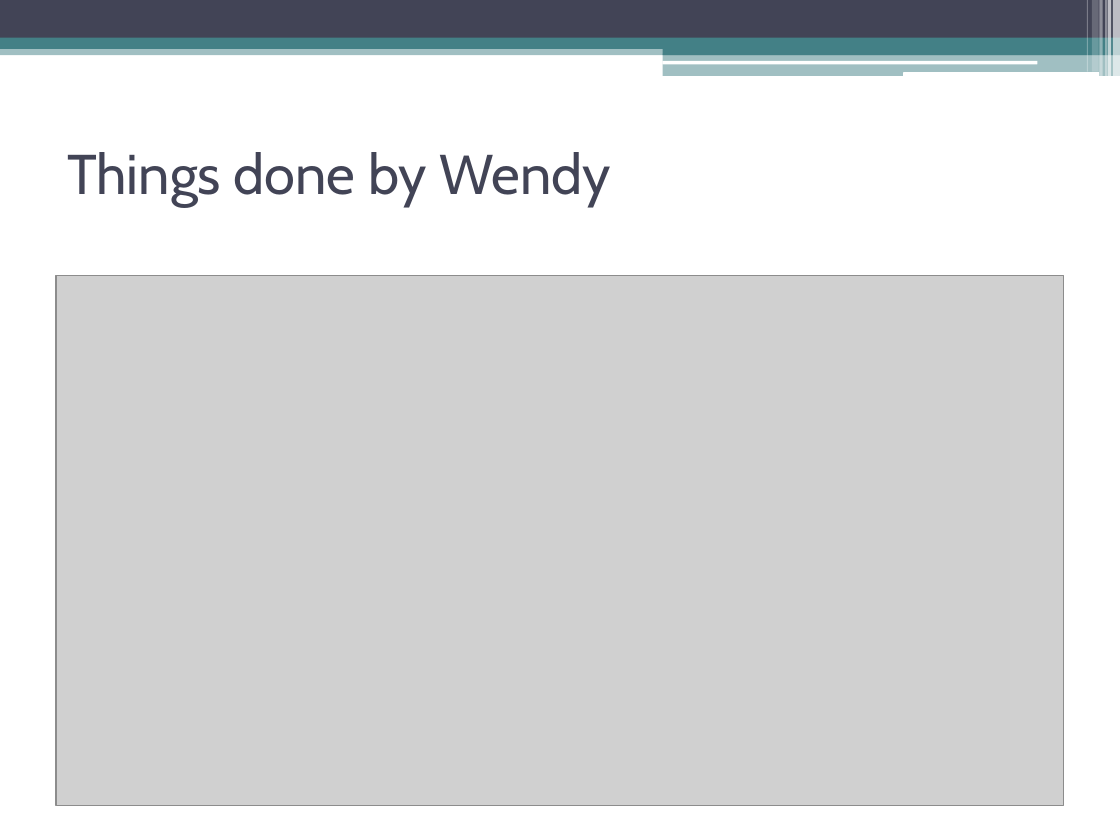
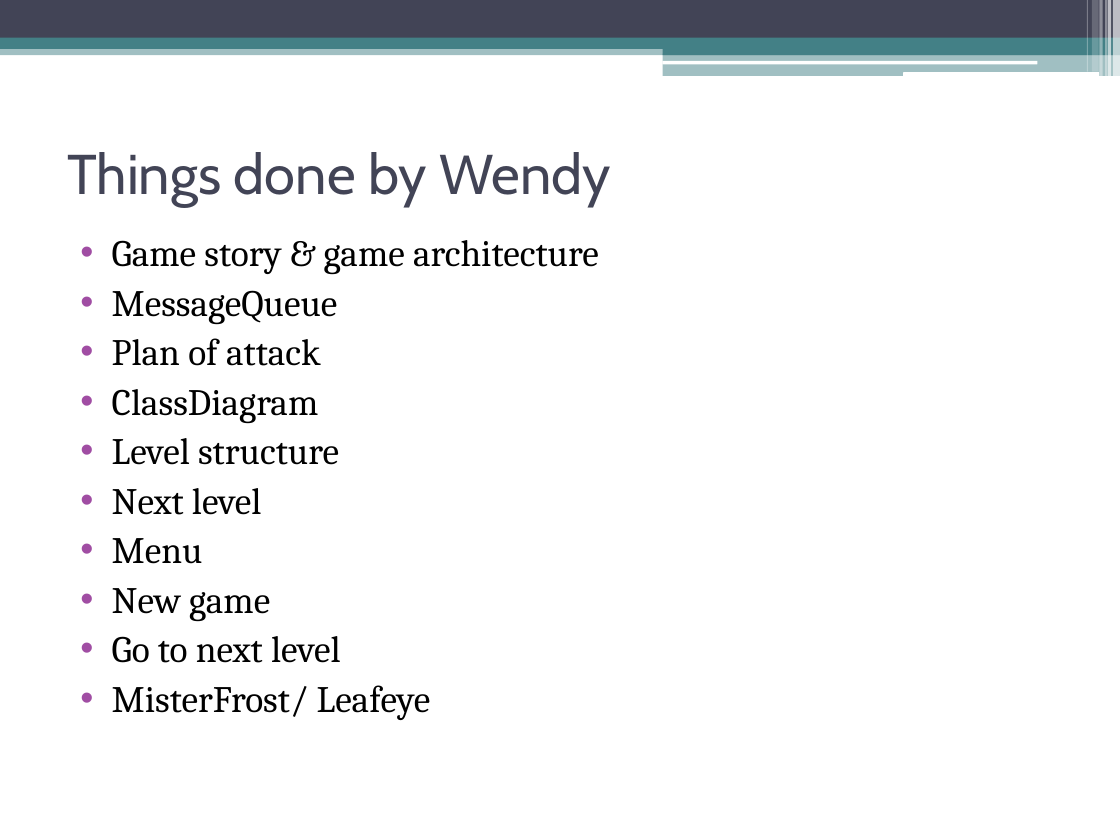
Before and after one commit to IAmWaseem/windespacman, a slide deck: slide 13 of Group 3 – Presentation.ppt. Drawn at 1120x840 pixels with LibreOffice and Linux fonts; fonts in the diff are those of the drawing; grey boxes stand for pictures. Boxes give left, top, right and bottom in pixels: in the first picture for what was removed or moved away, otherwise in the second. Text is boxed around its words. In the diff, an @@ line names an element or a change of style, - is before the commit and + after.

```diff
--- a/Group 3 – Presentation.ppt
+++ b/Group 3 – Presentation.ppt
@@ text added at (x1=112, y1=240, x2=599, y2=720), 24 pt, text #000000 @@
+• Game story & game architecture
+• MessageQueue
+• Plan of attack
+• ClassDiagram
+• Level structure
+• Next level
+• Menu
+• New game
+• Go to next level
+• MisterFrost/ Leafeye
@@ picture removed at (x1=56, y1=276, x2=1064, y2=805) @@
```
Also in this commit, not shown: 7 other slides changed.
